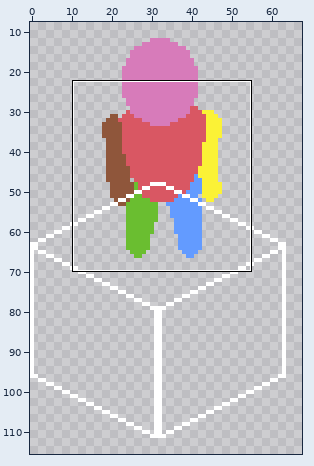
Pixel-art file -- assets/sprites/player/player-sprite-sheet.aseprite. Above: a wide view before the commit, with the close-up outlined.
Close-up. Earlier state:
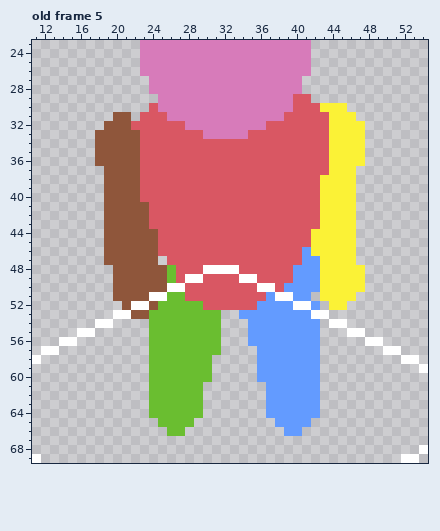
512x256 pixels, 5 frames. Shown: old frame 5: x 11..54, y 23..69. The wide view leaves out empty margins. The commit also changed other frames or places, which this record leaves out.
The result:
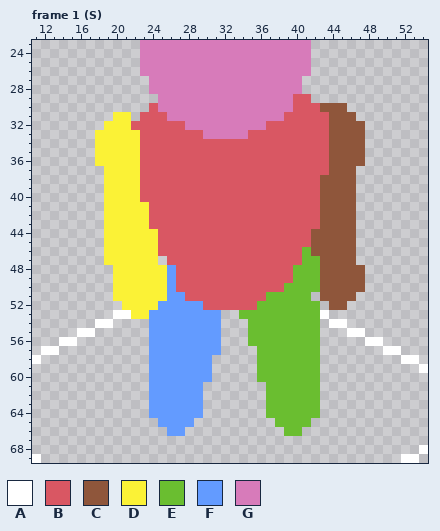
Palette (. is transparent): A #ffffff  B #d95763  C #8f563b  D #fbf236  E #6abe30  F #639bff  G #d77bba
A new or re-ordered frame is compared with the old frame closest to it.
Author's note on the commit: impl: sprite creation start 100%
Difference:
frames re-ordered
Frame 1 (S) against old frame 5:
Colour A becomes colour B in row 48 at x 30 to 33; in row 49 at x 28 to 29 and 34 to 35; in row 50 at x 27 and 36 to 37.
Colour D becomes colour C in row 30 at x 43 to 45; in row 31 at x 44 to 46; in rows 32 to 36 at x 44 to 47; in row 37 at x 44 to 46; in rows 38 to 43 at x 43 to 46; in rows 44 to 46 at x 42 to 46.
Colour D becomes colour C in row 47 at x 43 to 46; in rows 48 to 50 at x 43 to 47; in row 51 at x 43 to 46; in row 52 at x 44 to 45.
Colour A becomes colour D in row 51 at x 24 to 25; in row 52 at x 22 to 23.
Colour C becomes colour D in row 31 at x 20 to 21; in row 32 at x 19 to 21; in rows 33 to 36 at x 18 to 22; in rows 37 to 40 at x 19 to 22; in rows 41 to 43 at x 19 to 23; in rows 44 to 47 at x 19 to 24.
Colour C becomes colour D in rows 48 to 50 at x 20 to 25; in row 51 at x 20 to 23; in row 52 at x 21 and 24; in row 53 at x 22 to 23.
Colour A becomes colour E in row 51 at x 38 to 39; in row 52 at x 40 to 41; in row 53 at x 42.
Colour F becomes colour E in row 46 at x 41; in row 47 at x 41 to 42; in rows 48 to 49 at x 40 to 42; in row 50 at x 39 to 42; in row 51 at x 37 and 40 to 41; in row 52 at x 36 to 39 and 42.
Colour F becomes colour E in row 53 at x 34 to 41; in rows 54 to 56 at x 35 to 42; in rows 57 to 60 at x 36 to 42; in rows 61 to 64 at x 37 to 42; in row 65 at x 38 to 41; in row 66 at x 39 to 40.
Colour A becomes colour F in row 50 at x 26.
Colour E becomes colour F in rows 48 to 49 at x 26; in row 51 at x 26 to 27; in row 52 at x 25 to 29; in rows 53 to 57 at x 24 to 31; in rows 58 to 60 at x 24 to 30; in rows 61 to 64 at x 24 to 29.
Colour E becomes colour F in row 65 at x 25 to 28; in row 66 at x 26 to 27.
Where, in picture pixels (left, top, right, bottom), the same in both close-ups:
changed: (95, 103, 365, 436)
